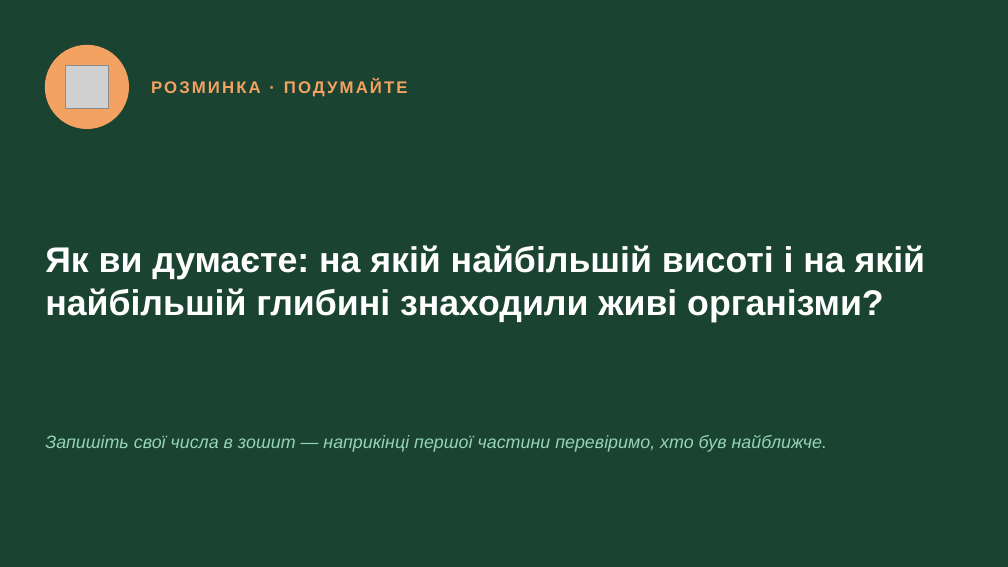
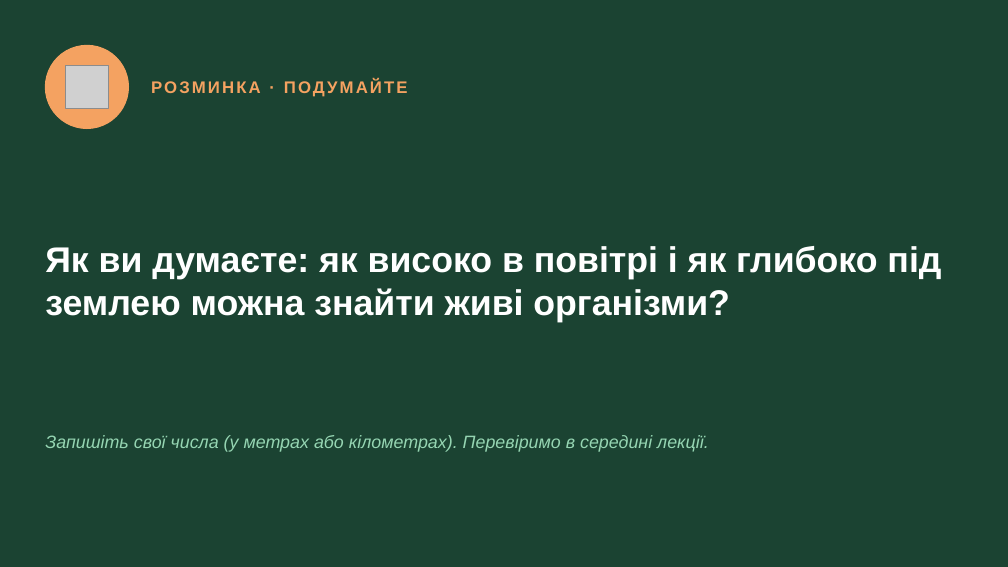
Before and after one commit to batalovatetyana-boop/-1, a slide deck: slide 4 of presentations/00_Біосфера_Землі.pptx. Drawn at 1008x567 pixels with LibreOffice and Linux fonts; fonts in the diff are those of the drawing; grey boxes stand for pictures. Boxes give left, top, right and bottom in pixels: in the first picture for what was removed or moved away, otherwise in the second. Text is boxed around its words. In the diff, an @@ line names an element or a change of style, - is before the commit and + after.

```diff
--- a/presentations/00_Біосфера_Землі.pptx
+++ b/presentations/00_Біосфера_Землі.pptx
@@ text at [45, 246, 941, 322]: text changed @@
-Як ви думаєте: на якій найбільшій висоті і на якій найбільшій глибині знаходили живі організми?
+Як ви думаєте: як високо в повітрі і як глибоко під землею можна знайти живі організми?
@@ text at [45, 435, 709, 452]: text changed @@
-Запишіть свої числа в зошит — наприкінці першої частини перевіримо, хто був найближче.
+Запишіть свої числа (у метрах або кілометрах). Перевіримо в середині лекції.
```
Also in this commit, not shown: 13 other slides changed, 14 slides added, 30 slides removed, 2 other files.
